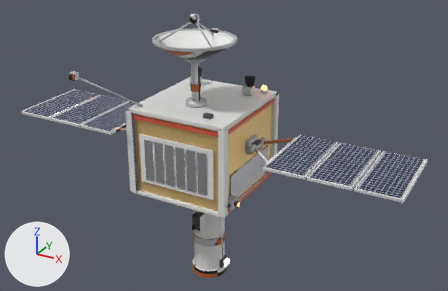
One commit to the glTF model game/models/orbit/survey_satellite_prewarp.glb: the scene before it, then after it.
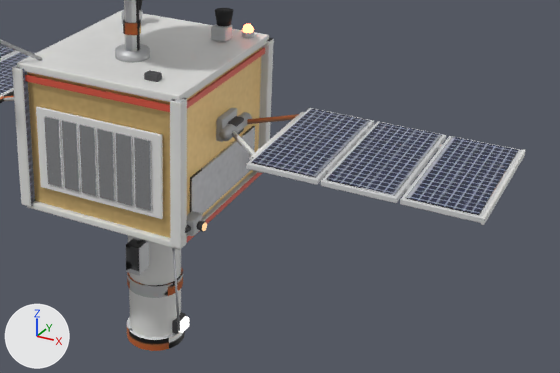
The first picture shows the older version from a 50 mm camera at (2.1, -3.55, 1.78) aimed at (0.12, 0.06, -0.03). The close-ups show the older and then the newer version on the part from 26% to 100% of the width and 24% to 100% of the height of that picture. Only the edits that show in the close-ups are written down. The axes (+X, +Y, +Z) are drawn at lower left. The lights are the same throughout. Where no turn or scale is listed for an object, it has been applied to the vertices. Vertices at exactly the same position are counted once.

Names of what the first close-up shows: 'Body', 'Camera', 'PanelL', 'PanelR' and 2 more.
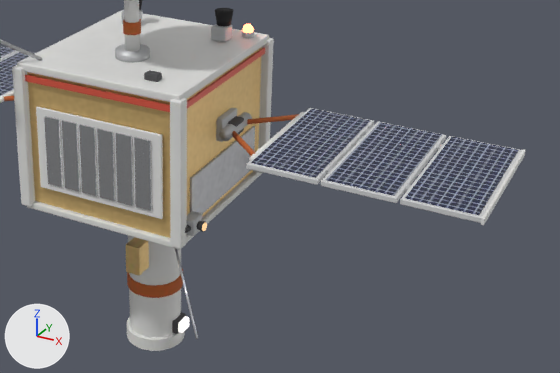
Boxes (x1, y1, x2, y2) around the edits, measured in the close-ups (560 x 373 px; the box of a moved part takes in the faces that stretch with it):
'Body', reshaped, surface changed: before (0, 0, 274, 331); after (0, 0, 274, 339)
part 1 of me_body, moved or reshaped: before (172, 248, 180, 331); after (175, 249, 198, 339)
part 2 of me_body, surface changed: before (12, 0, 274, 331); after (12, 0, 274, 339)
part 3 of me_camera, surface changed: (126, 237, 185, 351) in both
part 4 of me_panelr, surface changed: (230, 108, 519, 225) in both

The change, as a list of edits to the scene's bpy script:
```text
Change me_body:
    used by ob_body; location = (0.0, 0.0, 0.0)
    remove me_body.from_pydata(...)  # 2152 vertices, 4096 faces; spans x -0.605..0.435, y -0.685..0.417, z -0.691..0.64
    add me_body.from_pydata(...)  # 2152 vertices, 4096 faces; spans x -0.605..0.574, y -0.685..0.631, z -0.534..0.64
    me_body part 1: 12 of 2152 vertices moved; they spanned x 0.295..0.38, y -0.417..-0.325, z -0.691..-0.309 and now span x 0.296..0.574, y -0.631..-0.326, z -0.534..-0.306; mean shift (0.097, -0.107, 0.08); largest move (0.372, -0.409, -0.691) -> (0.568, -0.625, -0.534)
    me_body part 2: texture (UV) coordinates of 3662 of 4096 faces, centred in x -0.605..0.435, y -0.685..0.416, z -0.691..0.64, changed; they spanned u 0.0..1.0, v 0.0..1.0 and now span u 0.0..0.99, v 0.0..1.0
    other edits to the shape of me_body do not show in these pictures
Change me_camera:
    where me_camera.from_pydata(...)  # 874 vertices, 1728 faces; spans x -0.158..0.158, y -0.195..0.136, z -0.66..0.01
    used by ob_camera; location = (0.0, 0.04, -0.445)
    me_camera part 3: texture (UV) coordinates of 1582 of 1728 faces, centred in x -0.158..0.158, y -0.195..0.135, z -0.66..0.01, changed; they spanned u 0.02..0.99, v 0.08..0.98 and now span u 0.0..0.99, v 0.0..0.99
Change me_panelr:
    where me_panelr.from_pydata(...)  # 412 vertices, 760 faces; spans x -0.005..1.104, y -0.315..0.315, z -0.03..0.03
    used by ob_panelr; location = (0.39, 0.0, 0.06)
    me_panelr part 4: texture (UV) coordinates of 760 of 760 faces, centred in x -0.005..1.104, y -0.315..0.315, z -0.03..0.03, changed; they spanned u 0.0..1.0, v 0.0..1.0 and now span u 0.06..1.0, v 0.0..1.0
```
